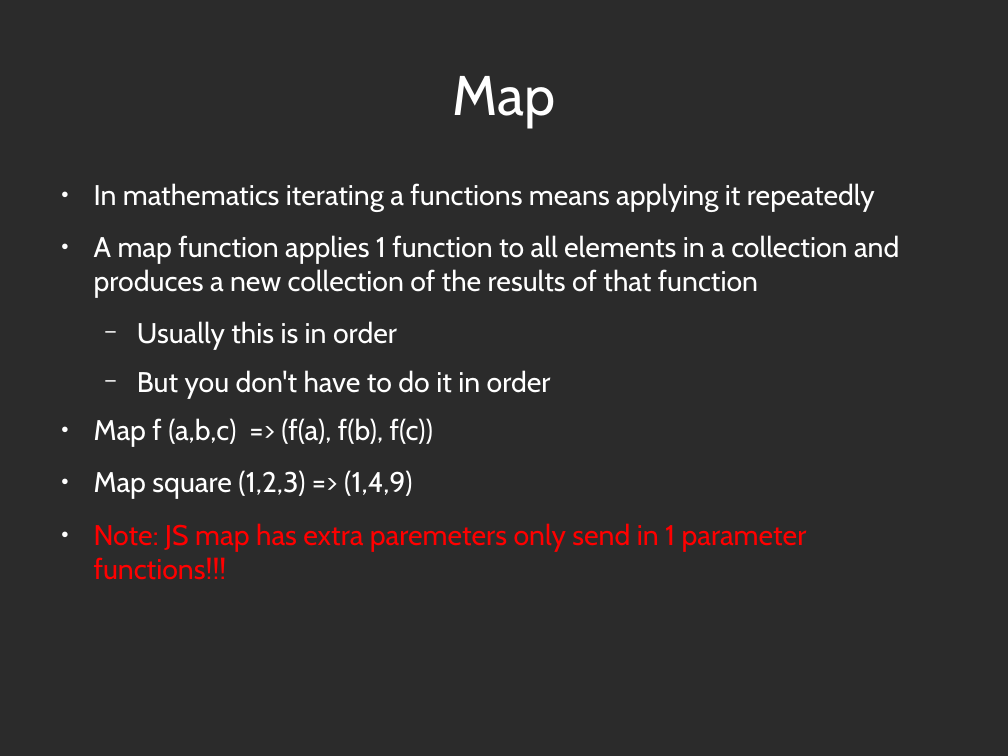
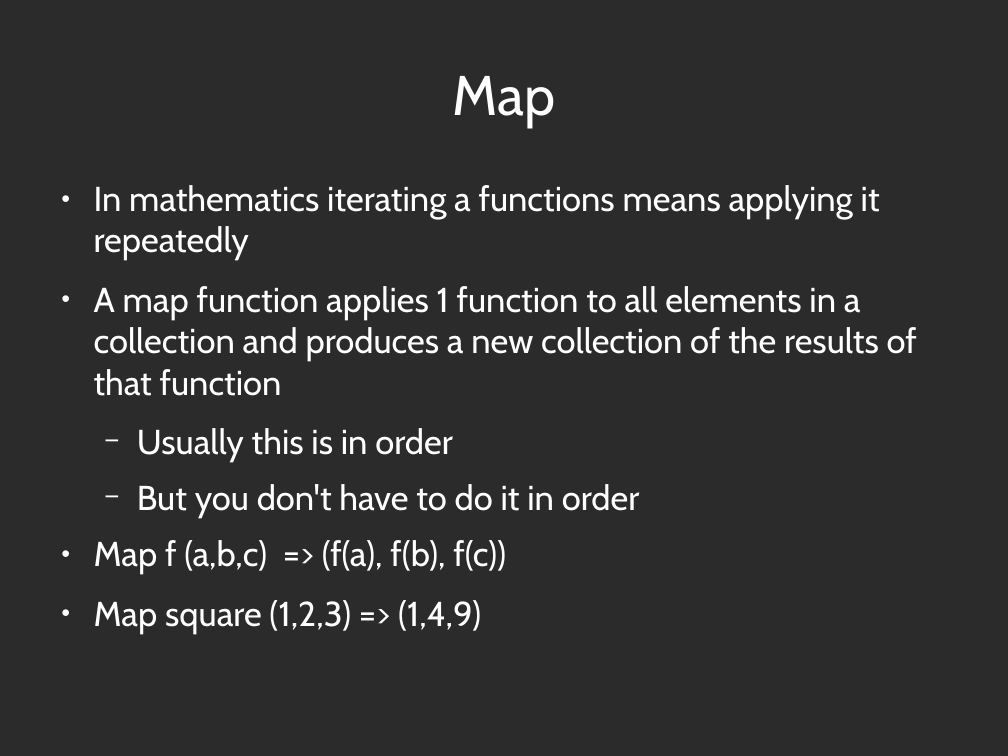
Before and after one commit to abramhindle/python-iteration-talk, a slide deck: slide 18 of iteration-talk-go.odp (slide 19 before the commit). Drawn at 1008x756 pixels with LibreOffice and Linux fonts; fonts in the diff are those of the drawing; background and template pictures are left out; a plain dark background stands for a picture behind light text. Boxes give left, top, right and bottom in pixels: in the first picture for what was removed or moved away, otherwise in the second. Text is boxed around its words. In the diff, an @@ line names an element or a change of style, - is before the commit and + after.

```diff
--- a/iteration-talk-go.odp
+++ b/iteration-talk-go.odp
@@ text "In mathematics iterating a functions ..." at [94,185,917,634]: size 22.4 to 27.2 pt @@
@@ text at [94,523,807,580]: paragraph removed @@
-● Note: JS map has extra paremeters only send in 1 parameter functions!!!
```
Also in this commit, not shown: 8 other slides changed, 12 slides added, 3 slides removed, 1 other file.
